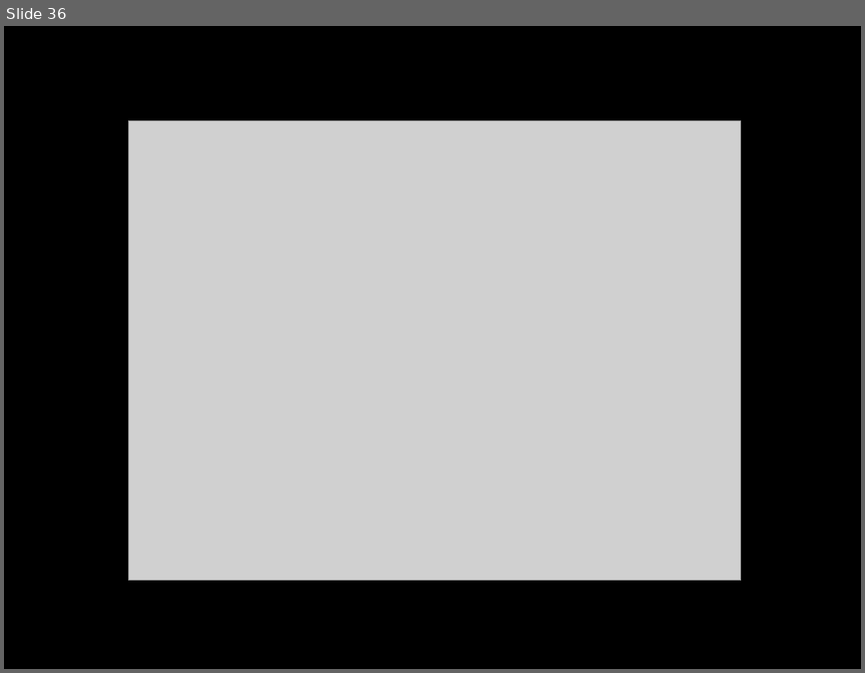
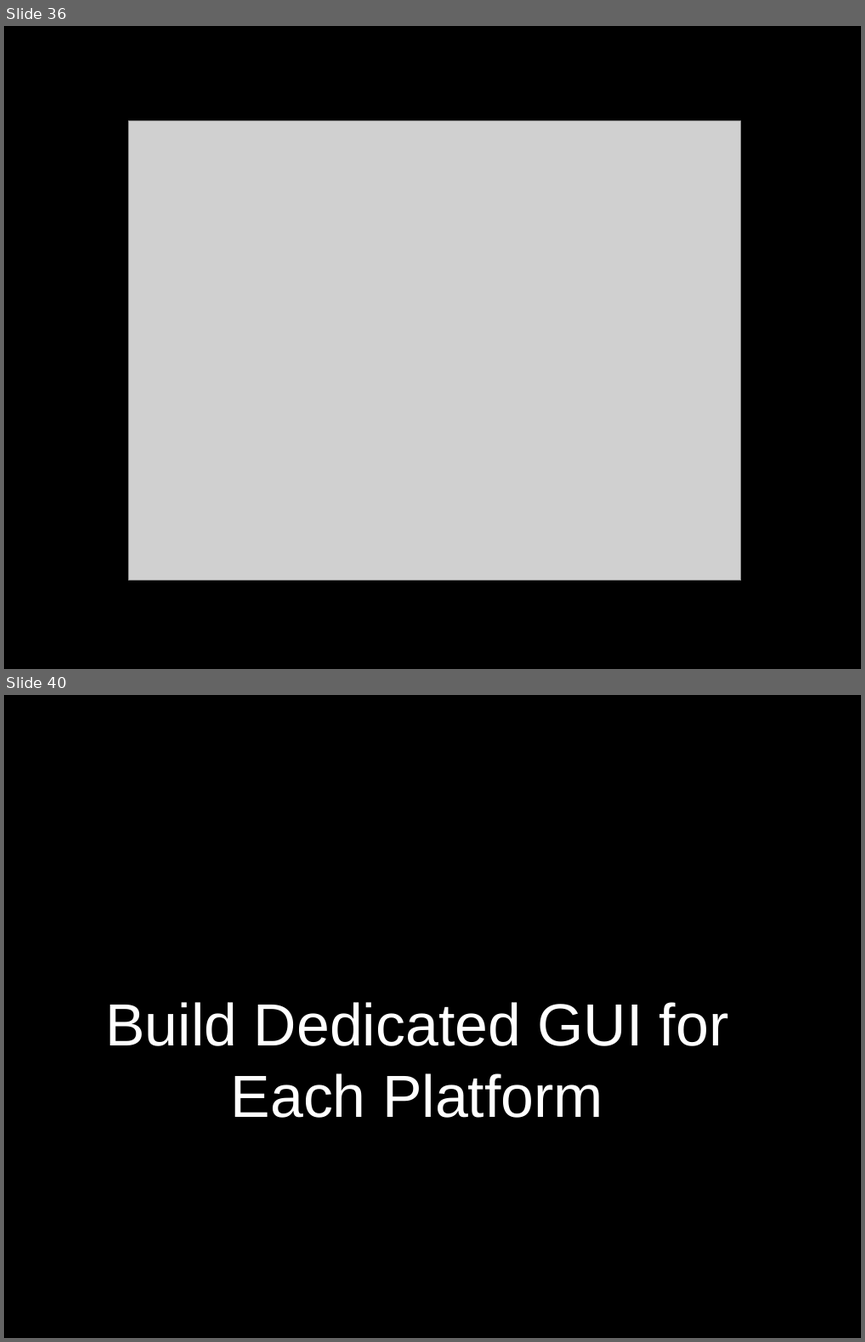
Before and after one commit to dodikk/xamarin-intro-slides, a slide deck: XamarinIntro.odp. Shown one above the other, each under a label of ours: slide 36 before the commit, slides 36 and 40 after it; the slides between them are not shown. The pictures are 865x673 and 865x1342 pixels, drawn with LibreOffice and Linux fonts; fonts in the diff are those of the drawing; grey boxes stand for pictures. Boxes give left, top, right and bottom in pixels: in the first picture for what was removed or moved away, otherwise in the second. Text is boxed around its words. In the diff, an @@ line names an element or a change of style, - is before the commit and + after.

Commit message:
Added final slides

```diff
--- a/XamarinIntro.odp
+++ b/XamarinIntro.odp
@@ slide 40 added at (4, 695, 861, 1338), background #000000 @@
@@ text added at (105, 1002, 728, 1117), 55 pt, text #FFFFFF @@
+Build Dedicated GUI for Each Platform
```
Also in this commit, not shown: 3 other slides added, 1 slide removed.
